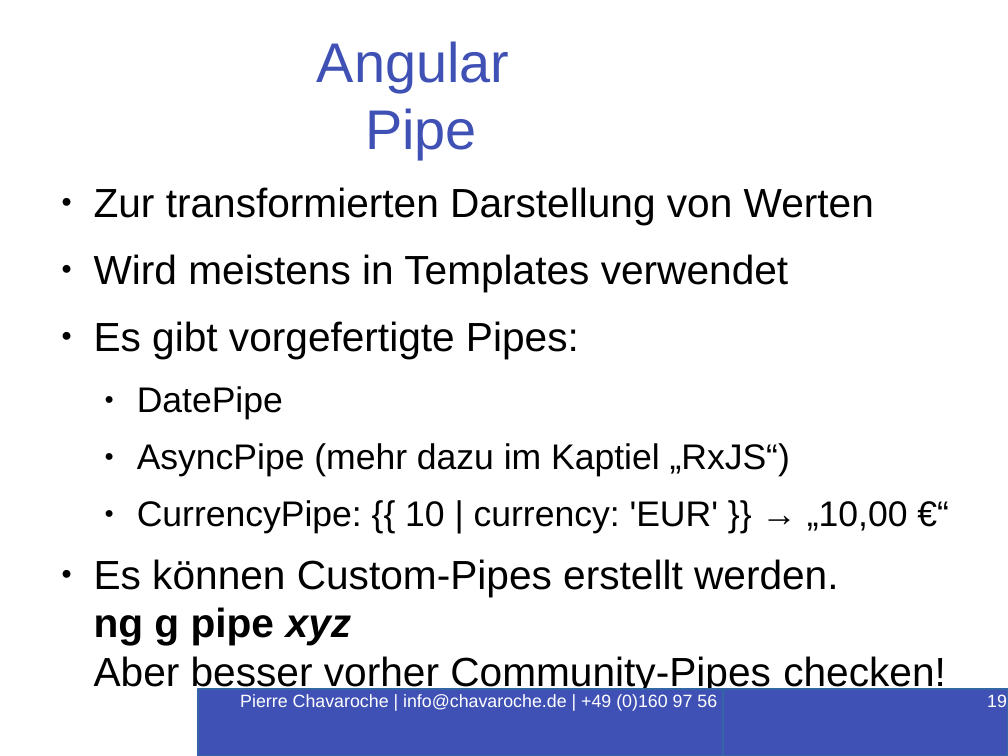
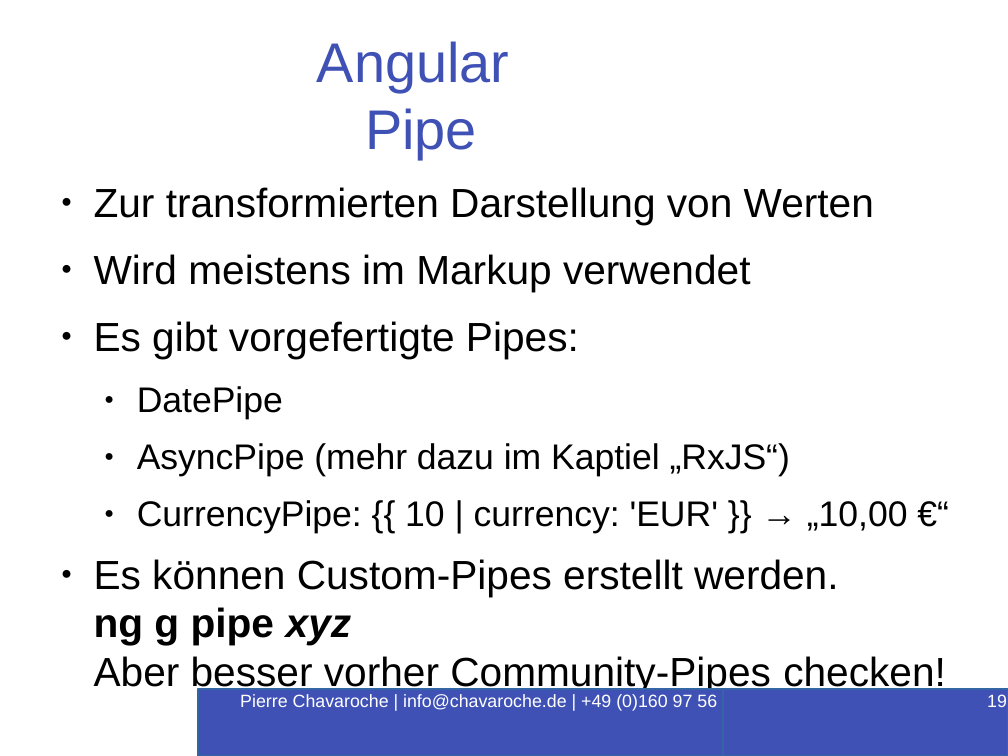
Before and after one commit to PierreChavaroche/workshop-presentation, a slide deck: slide 19 of Angular-RxJS.odp. Drawn at 1008x756 pixels with LibreOffice and Linux fonts; fonts in the diff are those of the drawing; background and template pictures are left out. Boxes give left, top, right and bottom in pixels: in the first picture for what was removed or moved away, otherwise in the second. Text is boxed around its words. In the diff, an @@ line names an element or a change of style, - is before the commit and + after.

Commit message:
Updated

```diff
--- a/Angular-RxJS.odp
+++ b/Angular-RxJS.odp
@@ text at box(94, 254, 750, 292): text changed @@
-● Wird meistens in Templates verwendet
+● Wird meistens im Markup verwendet
```
